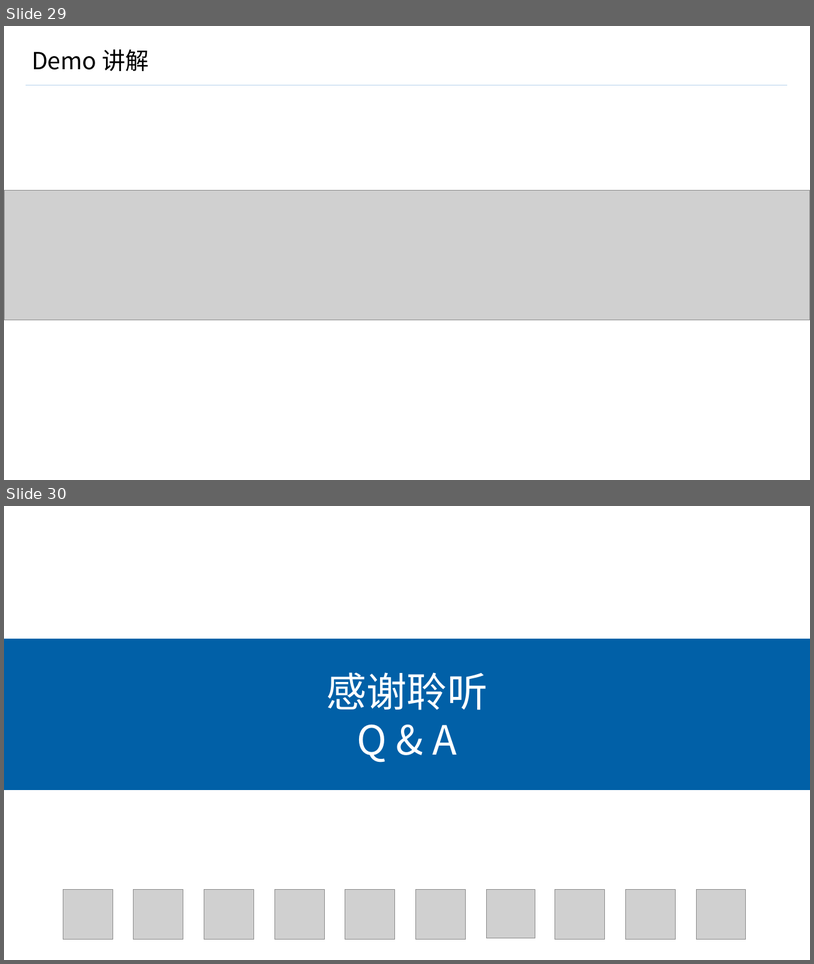
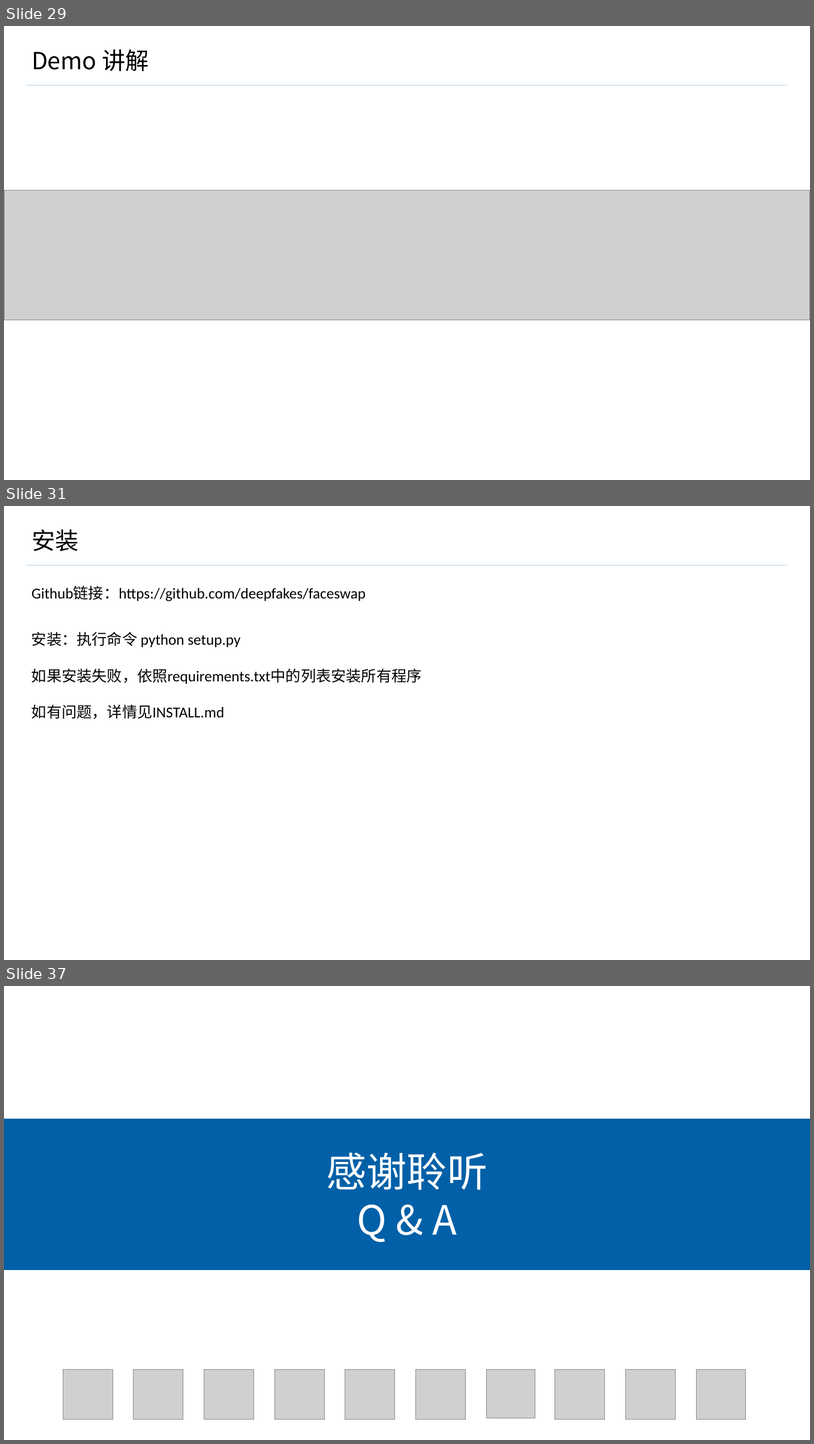
Before and after one commit to GuanyiLL/Study, a slide deck: Swift/CoreMLResearching/CoreML.pptx. Shown one above the other, each under a label of ours: slides 29 and 30 before the commit, slides 29, 31 and 37 after it; the slides between them are not shown. The pictures are 814x964 and 814x1444 pixels, drawn with LibreOffice and Linux fonts; fonts in the diff are those of the drawing; grey boxes stand for pictures; background and template pictures are left out. Boxes give left, top, right and bottom in pixels: in the first picture for what was removed or moved away, otherwise in the second. Text is boxed around its words. In the diff, an @@ line names an element or a change of style, - is before the commit and + after.

```diff
--- a/Swift/CoreMLResearching/CoreML.pptx
+++ b/Swift/CoreMLResearching/CoreML.pptx
@@ slide 31 added at [4, 506, 810, 960], background #FFFFFF; not listed: 1 template element that a slide beside it also shows @@
@@ title added at [32, 529, 78, 551], 28 pt, text #000000 @@
+安装
@@ text added at [32, 586, 366, 601], 18 pt, text #000000 @@
+Github链接：https://github.com/deepfakes/faceswap
@@ text added at [32, 631, 422, 719], 18 pt, text #000000 @@
+安装：执行命令 python setup.py
+如果安装失败，依照requirements.txt中的列表安装所有程序
+如有问题，详情见INSTALL.md
@@ what was slide 30 is now slide 37 @@
```
Also in this commit, not shown: 3 slides changed, 7 other slides added, 1 slide removed.
